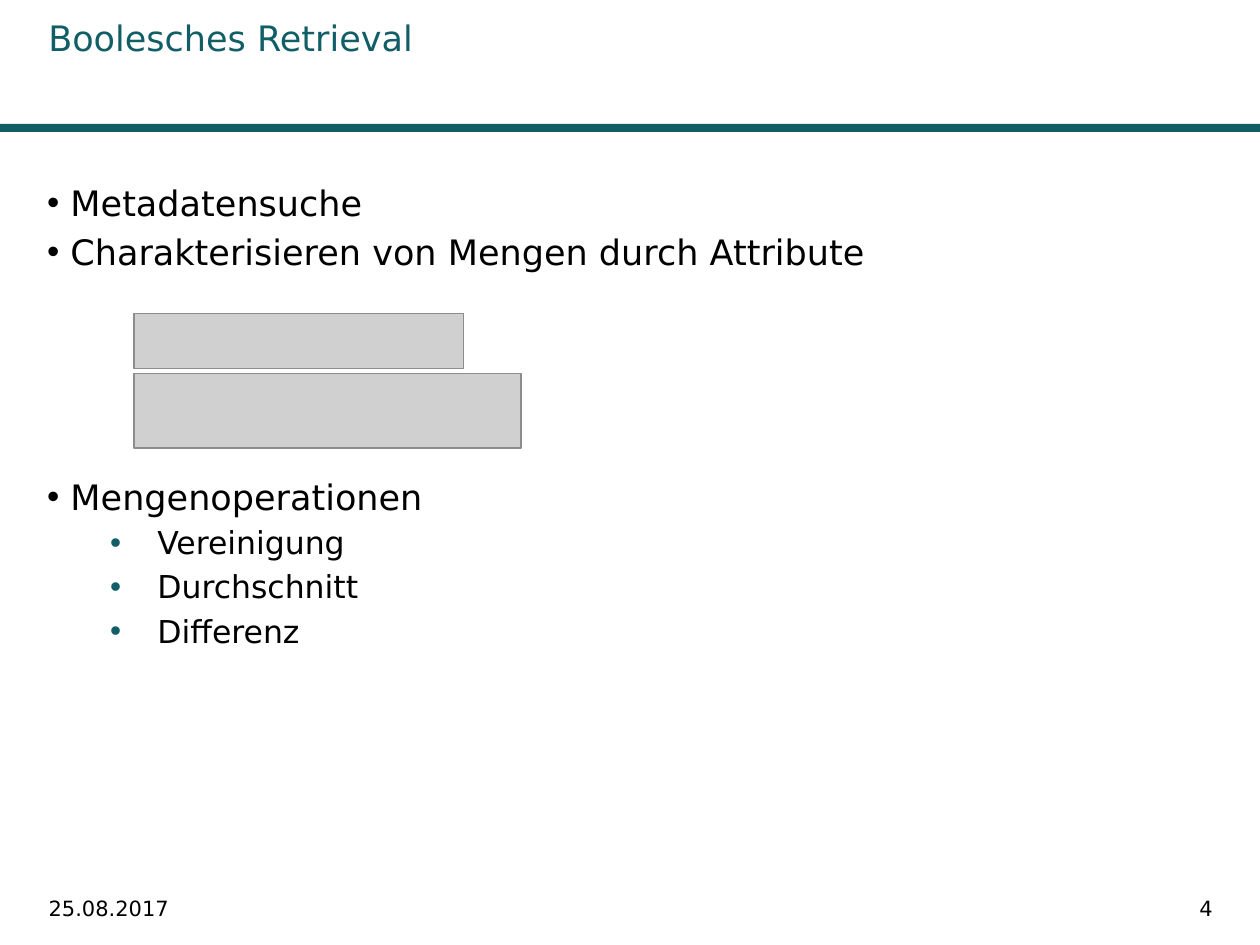
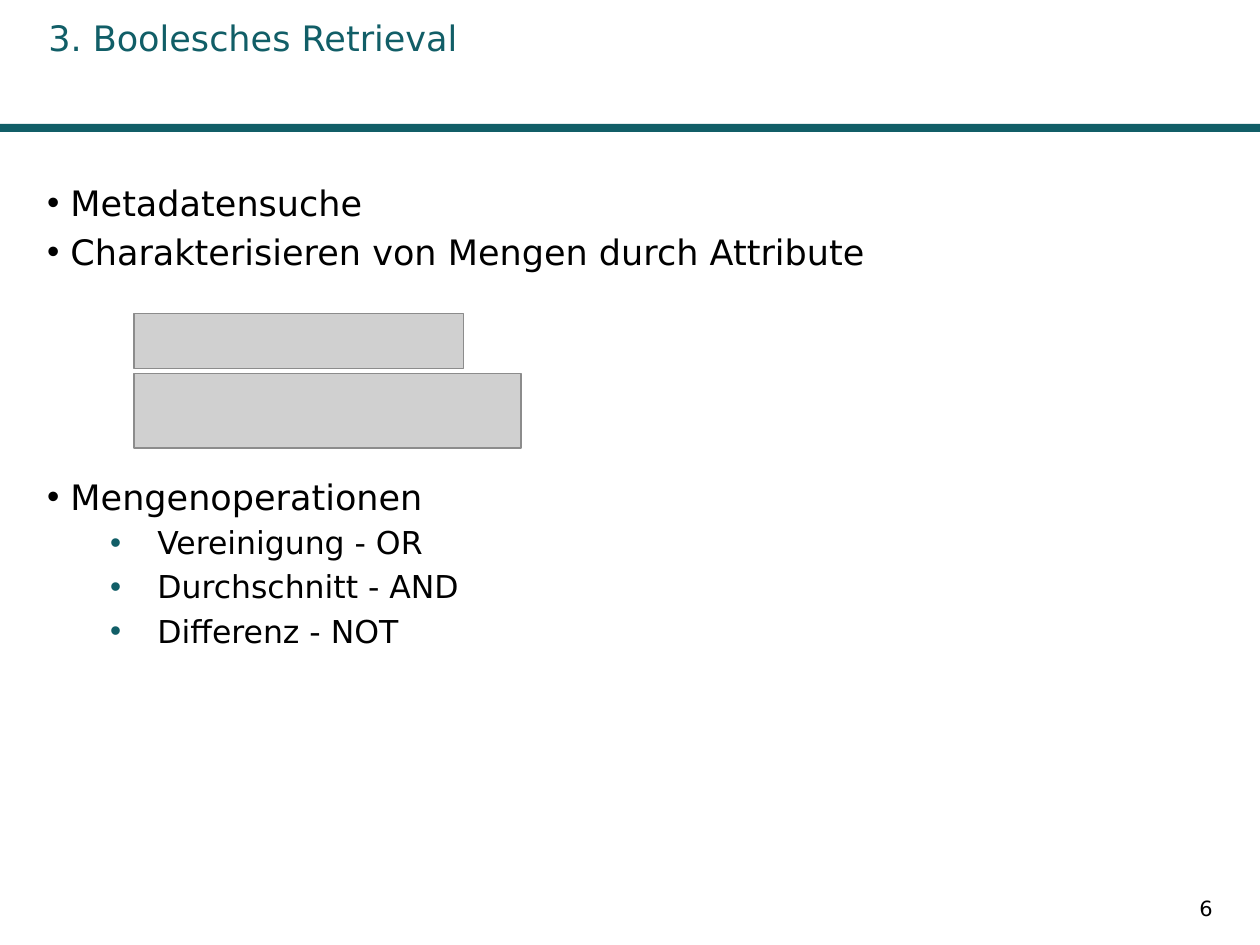
Before and after one commit to AnnikaK/SuchTool, a slide deck: slide 6 of Praesentation/Praesi.pptx (slide 4 before the commit). Drawn at 1260x945 pixels with LibreOffice and Linux fonts; fonts in the diff are those of the drawing; grey boxes stand for pictures; background and template pictures are left out. Boxes give left, top, right and bottom in pixels: in the first picture for what was removed or moved away, otherwise in the second. Text is boxed around its words. In the diff, an @@ line names an element or a change of style, - is before the commit and + after.

```diff
--- a/Praesentation/Praesi.pptx
+++ b/Praesentation/Praesi.pptx
@@ title at (48,24,458,52): text changed @@
-Boolesches Retrieval
+3. Boolesches Retrieval
@@ text at (157,530,458,644): text changed @@
-  • Vereinigung
-  • Durchschnitt
-  • Differenz
+  • Vereinigung - OR
+  • Durchschnitt - AND
+  • Differenz - NOT
@@ text removed at (49,900,169,917) @@
-25.08.2017
@@ page number at (1199,900,1212,917): text changed @@
-4
+6
```
Also in this commit, not shown: 46 other slides changed, 2 slides added, 6 other files.
